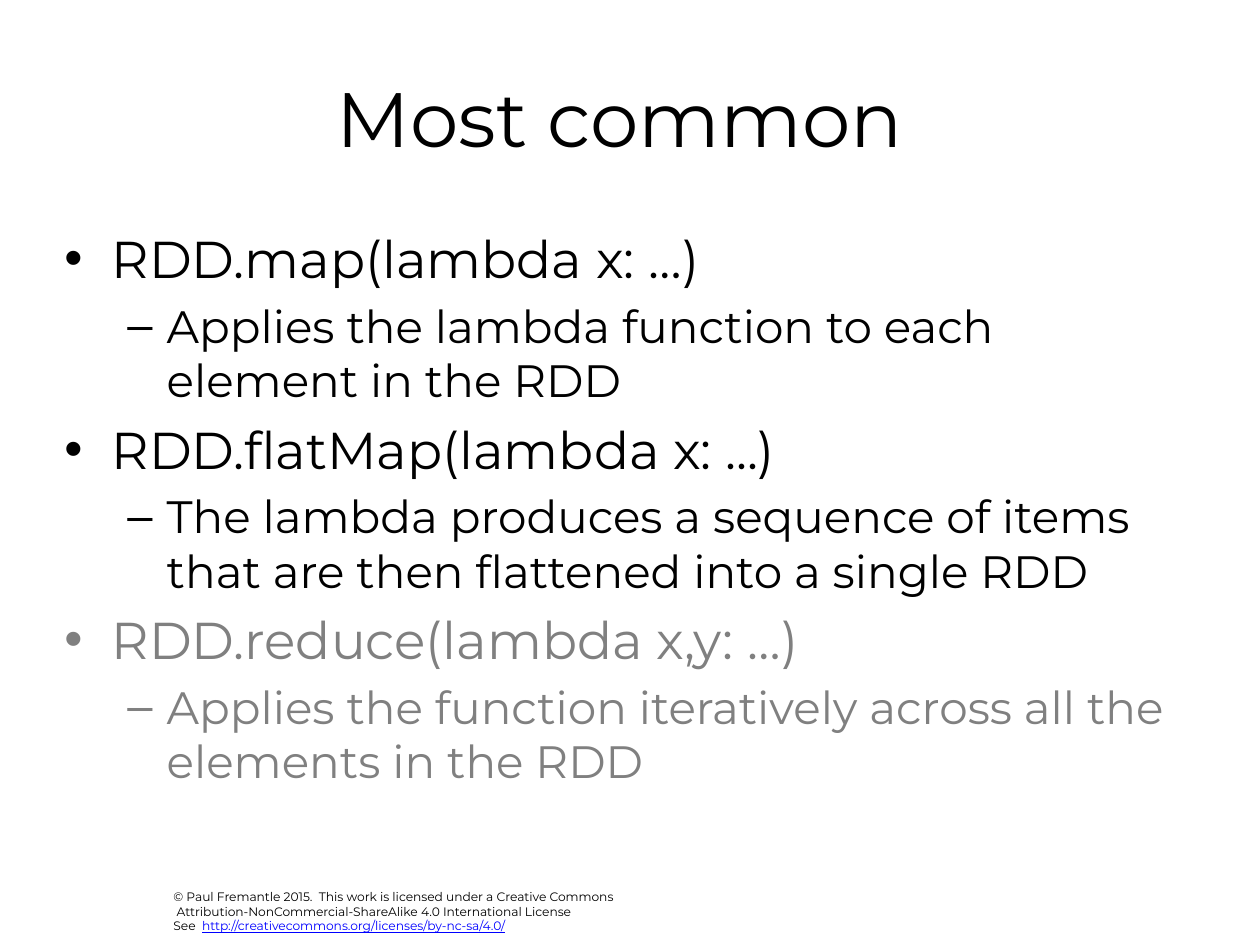
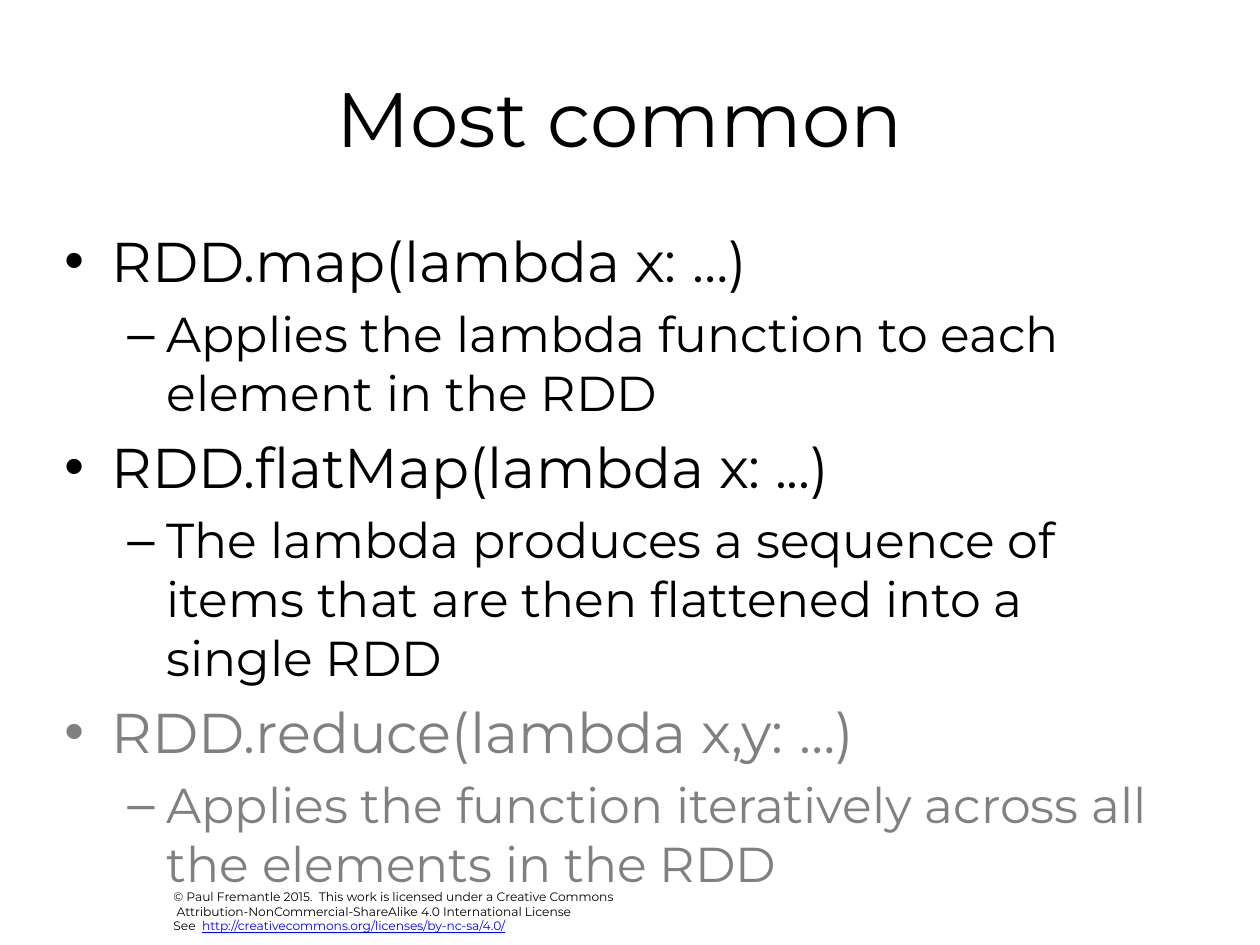
Before and after one commit to julieweeds/BigData, a slide deck: slide 18 of pres-source/03-spark.pptx (slide 17 before the commit). Drawn at 1260x945 pixels with LibreOffice and Linux fonts; fonts in the diff are those of the drawing; background and template pictures are left out. Boxes give left, top, right and bottom in pixels: in the first picture for what was removed or moved away, otherwise in the second. Text is boxed around its words. In the diff, an @@ line names an element or a change of style, - is before the commit and + after.

```diff
--- a/pres-source/03-spark.pptx
+++ b/pres-source/03-spark.pptx
@@ text "RDD.map(lambda x: …)" at (112,240,1147,894): size 29.6 to 32 pt in "RDD.map(lambda x: …)", "RDD.flatMap(lambda x: ...)", "RDD.reduce(lambda x,y: …)"; size 25.9 to 28 pt in "Applies the lambda function to each element ...", "The lambda produces a sequence of items ...", "Applies the function iteratively across all the ..." @@
```
Also in this commit, not shown: 9 other slides changed, 3 slides added, 1 slide removed, 3 other files.
